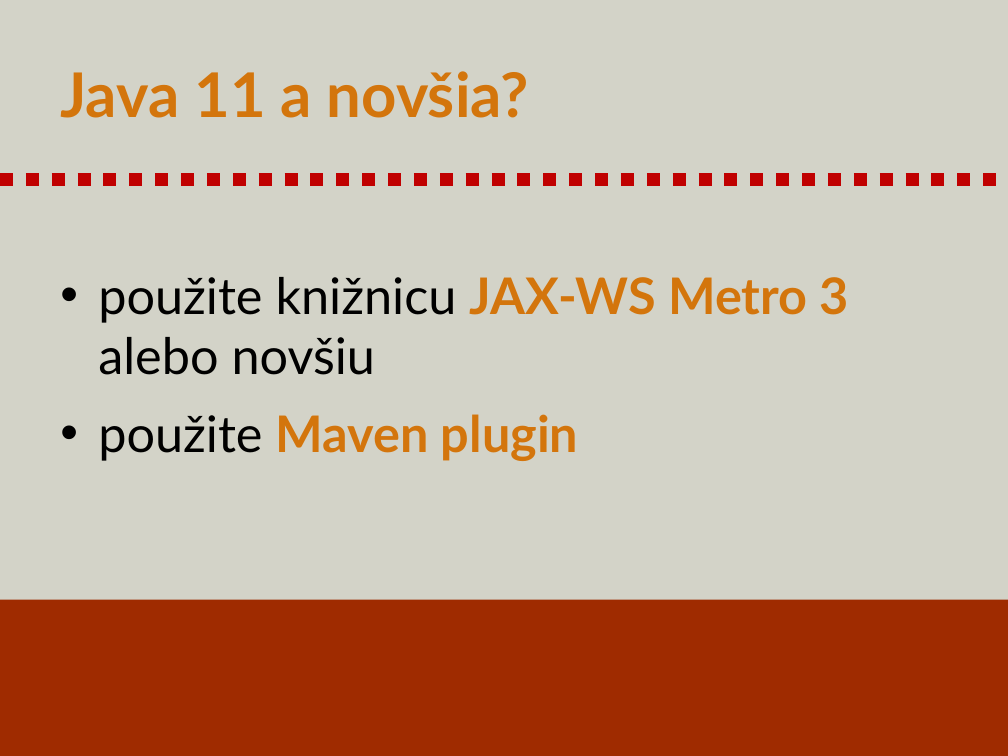
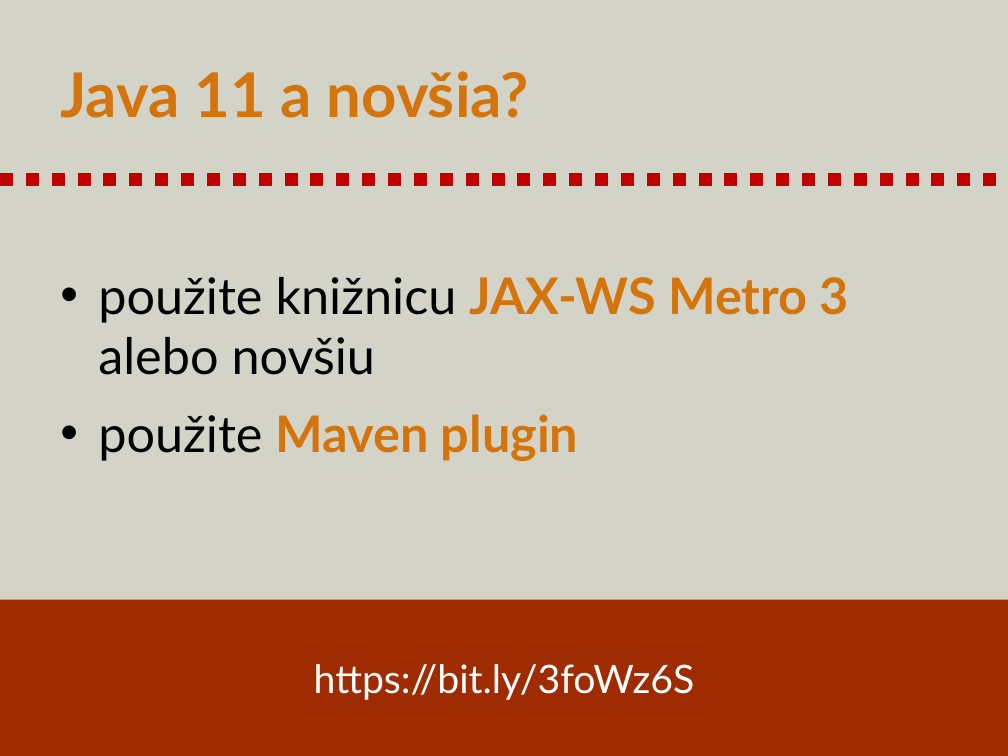
Before and after one commit to novotnyr/kopr-portal, a slide deck: slide 31 of content/soap-web-services/kopr-soap-web-services.pptx. Drawn at 1008x756 pixels with LibreOffice and Linux fonts; fonts in the diff are those of the drawing. Boxes give left, top, right and bottom in pixels: in the first picture for what was removed or moved away, otherwise in the second. Text is boxed around its words. In the diff, an @@ line names an element or a change of style, - is before the commit and + after.

```diff
--- a/content/soap-web-services/kopr-soap-web-services.pptx
+++ b/content/soap-web-services/kopr-soap-web-services.pptx
@@ text in rectangle at [314, 664, 695, 700]: text added @@
+https://bit.ly/3foWz6S
```
Also in this commit, not shown: 2 other slides changed, 3 slides removed, 1 other file.
